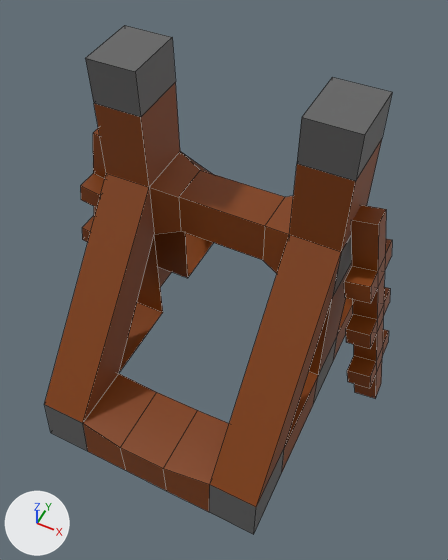
The OBJ model scenes/tile_units/siege_engine/trebuchet/trebuchet_body.obj, before and after one commit.
Rendered twice from a 50 mm lens placed at (0.406, -0.806, 1.238), pointed at (0.016, -0.025, 0.261). Every picture has the same lights, and +X, +Y and +Z are marked at lower left. The older version comes first. Mesh edges are drawn as thin lines. Where no turn or scale is listed for an object, it has been applied to the vertices.

In view in the first picture: 'trebuchet_body'.
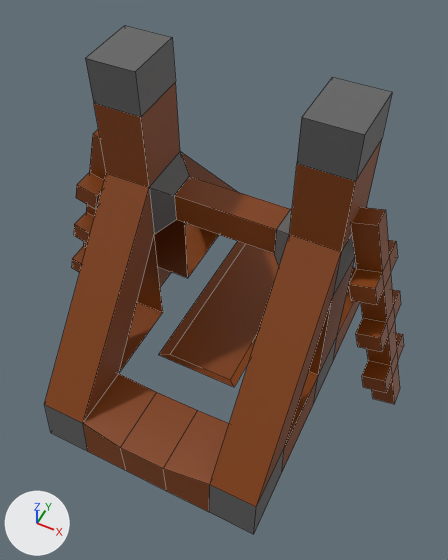
Pixel boxes [x1, y1, x2, y2] of what changed, in the pictures (448 x 560 px; the box of a moved part takes in the faces that stretch with it):
'trebuchet_body', reshaped
    before: [44, 25, 392, 535]
    after: [44, 25, 404, 535]
part 1 of me_trebuchet_body, built on (brown)
    after: [159, 241, 279, 387]
part 2 of me_trebuchet_body, moved or reshaped
    before: [149, 151, 293, 274]
    after: [149, 152, 292, 266]
part 3 of me_trebuchet_body, moved or reshaped
    before: [344, 205, 392, 399]
    after: [349, 207, 404, 404]
part 4 of me_trebuchet_body, moved or reshaped
    before: [80, 129, 106, 242]
    after: [72, 130, 106, 273]
part 5 of me_trebuchet_body, recoloured
    before: [149, 151, 293, 274]
    after: [149, 152, 292, 266]

The change, as a diff of the scene's bpy script:
```diff
--- a/scenes/tile_units/siege_engine/trebuchet/trebuchet_body.obj.py
+++ b/scenes/tile_units/siege_engine/trebuchet/trebuchet_body.obj.py
@@ me_trebuchet_body @@
 # used by ob_trebuchet_body; location = (0.0, 0.0, 0.0)
 # verts and faces of me_trebuchet_body; kept vertices keep their numbers, new ones are numbered from 204
 # before: 25 (0.051, 0.455, -0.054), 26 (-0.051, 0.455, -0.054), 29 (-0.051, 0.455, 0.054), 30 (0.051, 0.455, 0.054), 41 (-0.051, 0.331, 0.054)
 # before: 42 (0.051, 0.331, 0.054)
 # before: 84 (0.093, -0.008, 0.434) at pixel (264, 226), 85 (-0.093, -0.008, 0.434) at pixel (178, 197), 86 (-0.094, 0.086, 0.434) at pixel (200, 170), 87 (0.094, 0.086, 0.434) at pixel (285, 196), 88 (0.093, -0.008, 0.342) at pixel (262, 260)
 # before: 89 (-0.093, -0.008, 0.342) at pixel (180, 231), 90 (-0.094, 0.086, 0.343), 91 (0.094, 0.086, 0.343)
-me_trebuchet_body.from_pydata(...)  # 204 vertices, 159 faces; spans x -0.383..0.383, y -0.369..0.455, z -0.054..0.7
+me_trebuchet_body.from_pydata(...)  # 210 vertices, 164 faces; spans x -0.426..0.425, y -0.369..0.455, z -0.054..0.7
+# me_trebuchet_body part 1
+for i in [25, 30, 42]: verts[i] += (0.046, 0.0, 0.0)
+for i in [26, 29, 41]: verts[i] += (-0.046, 0.0, 0.0)
+verts[204] = (-0.097, -0.137, 0.059)  # pixel (158, 354)
+verts[205] = (0.097, -0.137, 0.059)  # pixel (234, 387)
+verts[206] = (-0.077, -0.117, 0.048)  # pixel (170, 354)
+verts[207] = (-0.077, 0.311, 0.045)
+verts[208] = (0.077, 0.311, 0.045)
+verts[209] = (0.077, -0.117, 0.048)  # pixel (230, 379)
+faces += [(206, 209, 208, 207), (41, 207, 208, 42), (204, 205, 209, 206), (42, 208, 209, 205), (41, 204, 206, 207)]  # mat_material_033 (brown #833e00)
+# me_trebuchet_body part 2
+verts[84] = (0.111, 0.006, 0.421)  # moved, pixel (276, 229)
+verts[85] = (-0.111, 0.006, 0.421)  # moved, pixel (174, 195)
+verts[86] = (-0.113, 0.073, 0.421)  # moved, pixel (189, 176)
+verts[87] = (0.113, 0.073, 0.421)  # moved, pixel (290, 209)
+verts[88] = (0.111, 0.006, 0.355)  # moved, pixel (274, 253)
+verts[89] = (-0.111, 0.006, 0.355)  # moved, pixel (176, 219)
+verts[90] = (-0.113, 0.073, 0.356)  # moved
+verts[91] = (0.113, 0.073, 0.356)  # moved
+# me_trebuchet_body part 3
+# 4 vertices in x 0.318, y -0.034..0.1, z 0.093 move by (0.035, 0.0, 0.002)
+# 4 vertices in x 0.311, y -0.034..0.1, z 0.132 move by (0.032, 0.0, 0.002)
+# 4 vertices in x 0.295, y -0.034..0.1, z 0.222 move by (0.024, 0.0, 0.0)
+# 4 vertices in x 0.288, y -0.034..0.1, z 0.262 move by (0.02, 0.0, -0.001)
+# 4 vertices in x 0.272, y -0.034..0.1, z 0.351 move by (0.013, 0.0, -0.003)
+# 4 vertices in x 0.265, y -0.034..0.1, z 0.392 move by (0.009, 0.0, -0.004)
+# 32 vertices move from x 0.246..0.383, y -0.034..0.1, z -0.001..0.508 to x 0.246..0.425, y -0.034..0.1, z 0.003..0.506
+# me_trebuchet_body part 4
+# 4 vertices in x -0.318, y -0.036..0.098, z 0.094 move by (-0.036, 0.0, 0.001)
+# 4 vertices in x -0.311, y -0.036..0.098, z 0.134 move by (-0.033, 0.0, 0.0)
+# 4 vertices in x -0.295, y -0.036..0.098, z 0.223 move by (-0.025, 0.0, -0.001)
+# 4 vertices in x -0.288, y -0.036..0.098, z 0.263 move by (-0.022, 0.0, -0.002)
+# 4 vertices in x -0.272, y -0.036..0.098, z 0.352 move by (-0.014, 0.0, -0.004)
+# 4 vertices in x -0.265, y -0.036..0.098, z 0.393 move by (-0.01, 0.0, -0.004)
+# 32 vertices move from x -0.383..-0.246, y -0.036..0.098, z 0.0..0.51 to x -0.426..-0.247, y -0.036..0.098, z 0.003..0.507
+# me_trebuchet_body part 5: 6 faces spanning x -0.151..0.151, y -0.025..0.104, z 0.324..0.452 switch from mat_material_033 (brown #833e00) to mat_material_034 (dark grey #626262)
```
